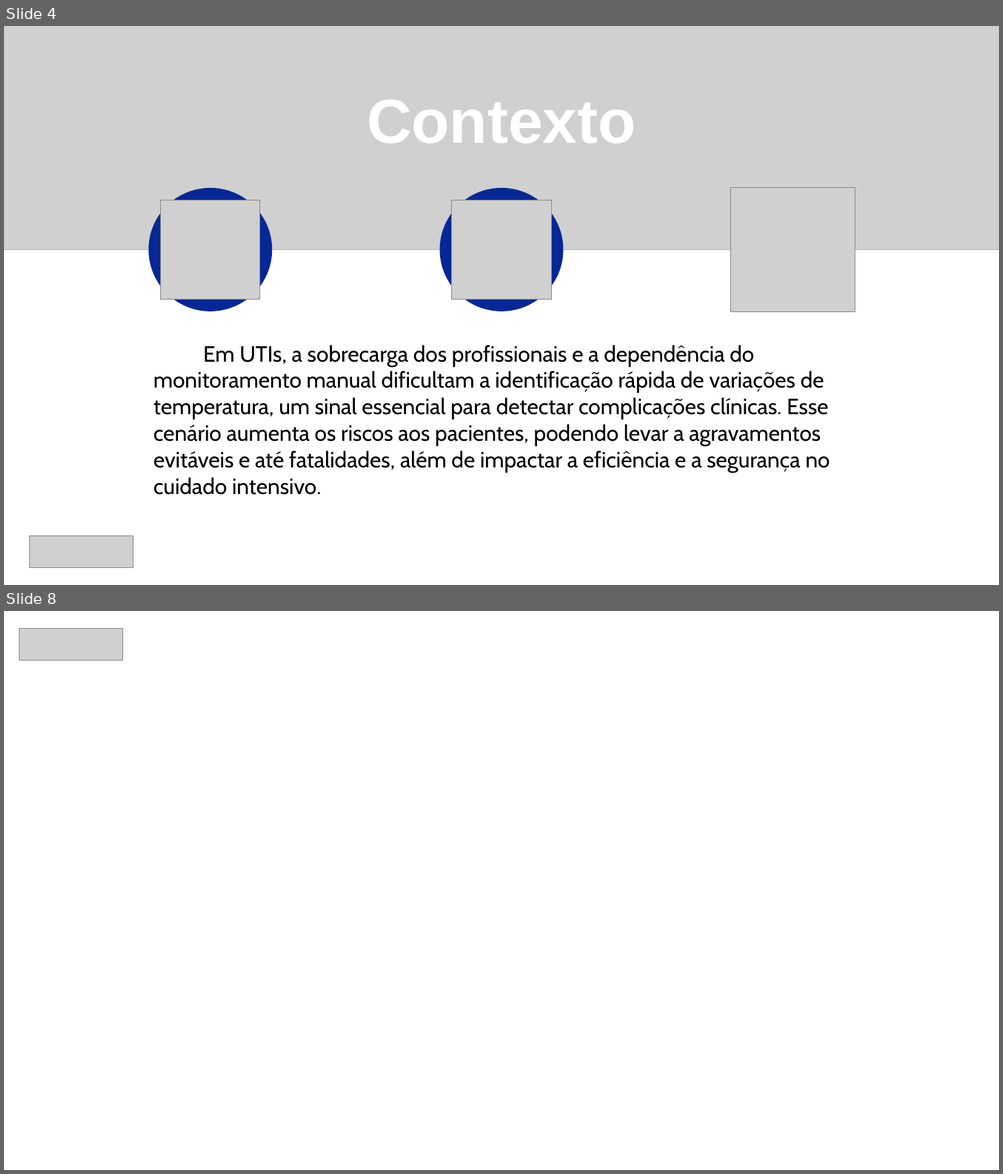
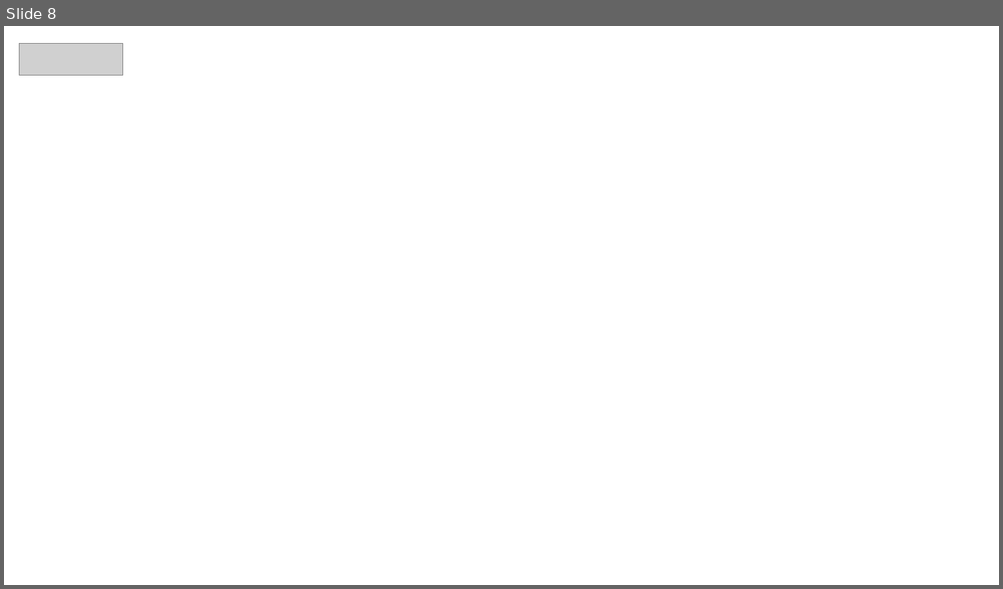
Before and after one commit to TawanLander/ProjetoPI-2026-01, a slide deck: Documentação/Apresentação/TechVita_Apresentação.pptx. Shown one above the other, each under a label of ours: slides 4 and 8 before the commit, slide 8 after it; the slides between them are not shown. The pictures are 1003x1174 and 1003x589 pixels, drawn with LibreOffice and Linux fonts; fonts in the diff are those of the drawing; grey boxes stand for pictures; background and template pictures are left out. Boxes give left, top, right and bottom in pixels: in the first picture for what was removed or moved away, otherwise in the second. Text is boxed around its words. In the diff, an @@ line names an element or a change of style, - is before the commit and + after.

```diff
--- a/Documentação/Apresentação/TechVita_Apresentação.pptx
+++ b/Documentação/Apresentação/TechVita_Apresentação.pptx
@@ slide 4 removed at (4, 26, 999, 585), background #191919 @@
@@ picture removed at (4, 26, 999, 249) @@
@@ text removed at (367, 100, 636, 143) @@
-Contexto
@@ freeform shape removed at (149, 188, 272, 312) @@
@@ picture removed at (161, 200, 260, 300) @@
@@ freeform shape removed at (440, 188, 563, 312) @@
@@ picture removed at (452, 200, 551, 300) @@
@@ picture removed at (730, 187, 854, 312) @@
@@ freeform shape removed at (731, 188, 854, 312) @@
@@ rectangle removed at (4, 249, 999, 585) @@
@@ text removed at (153, 345, 830, 495) @@
-Em UTIs, a sobrecarga dos profissionais e a dependência do monitoramento manual dificultam a identificação rápida de variações de temperatura, um sinal essencial para detectar complicações clínicas. Esse cenário aumenta os riscos aos pacientes, podendo levar a agravamentos evitáveis e até fatalidades, além de impactar a eficiência e a segurança no cuidado intensivo.
@@ picture removed at (30, 536, 133, 568) @@
```
Also in this commit, not shown: 9 slides changed, 6 slides added.
